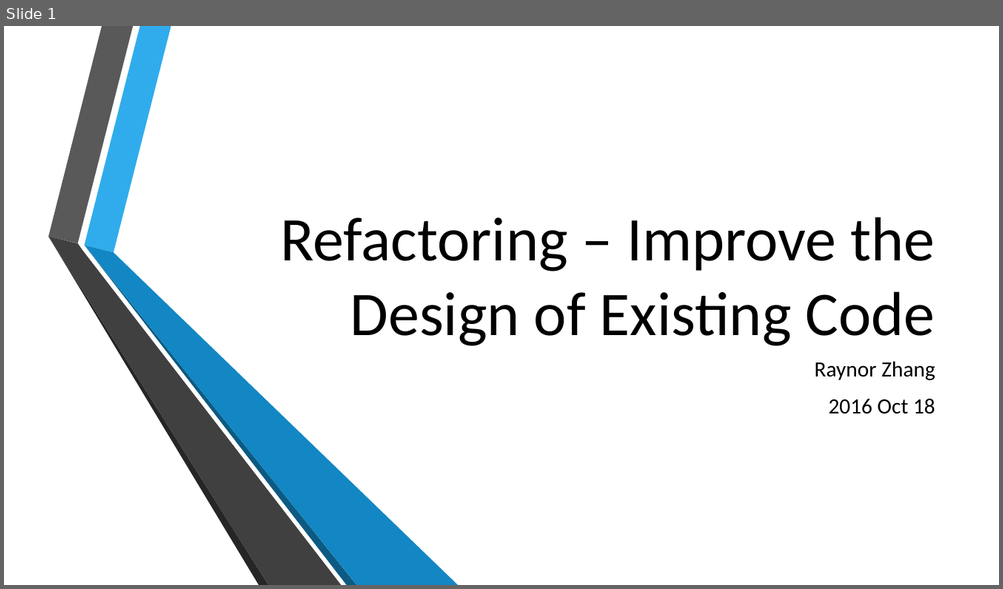
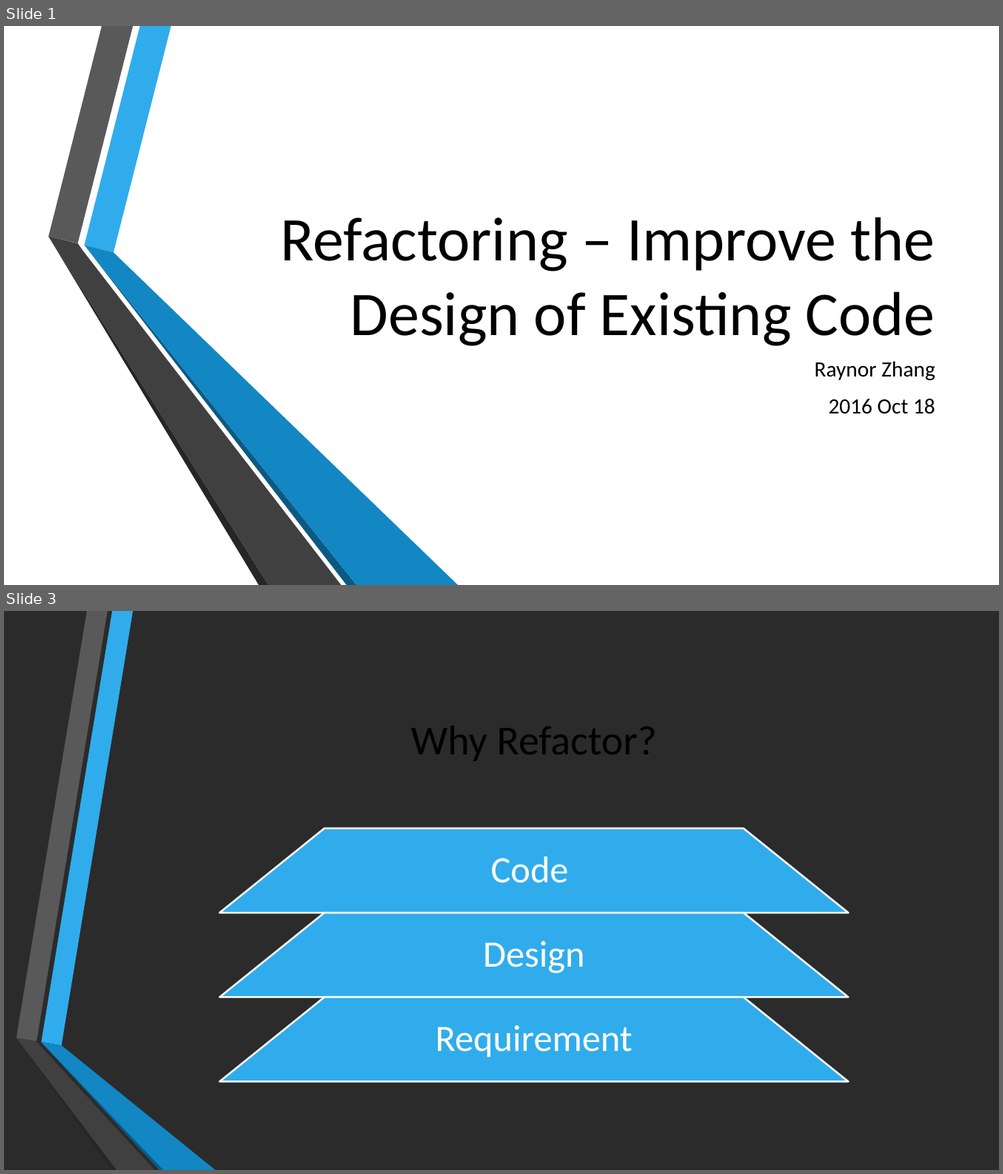
Before and after one commit to zhangyun/sharings, a slide deck: Refactoring - Java/Refactoring.pptx. Shown one above the other, each under a label of ours: slide 1 before the commit, slides 1 and 3 after it; the slides between them are not shown. The pictures are 1003x589 and 1003x1174 pixels, drawn with LibreOffice and Linux fonts; fonts in the diff are those of the drawing; background and template pictures are left out; a plain dark background stands for a picture behind light text. Boxes give left, top, right and bottom in pixels: in the first picture for what was removed or moved away, otherwise in the second. Text is boxed around its words. In the diff, an @@ line names an element or a change of style, - is before the commit and + after.

```diff
--- a/Refactoring - Java/Refactoring.pptx
+++ b/Refactoring - Java/Refactoring.pptx
@@ slide 3 added at (x1=4, y1=611, x2=999, y2=1170), background picture (left out) @@
@@ title added at (x1=411, y1=726, x2=657, y2=761), 40 pt, text #000000 @@
+Why Refactor?
@@ group added at (x1=219, y1=829, x2=848, y2=1082): 3 trapezoids, 3 texts @@
+Code
+Design
+Requirement
@@ group added at (x1=16, y1=611, x2=215, y2=1170): 6 freeform shapes @@
```
Also in this commit, not shown: 3 other slides added.
